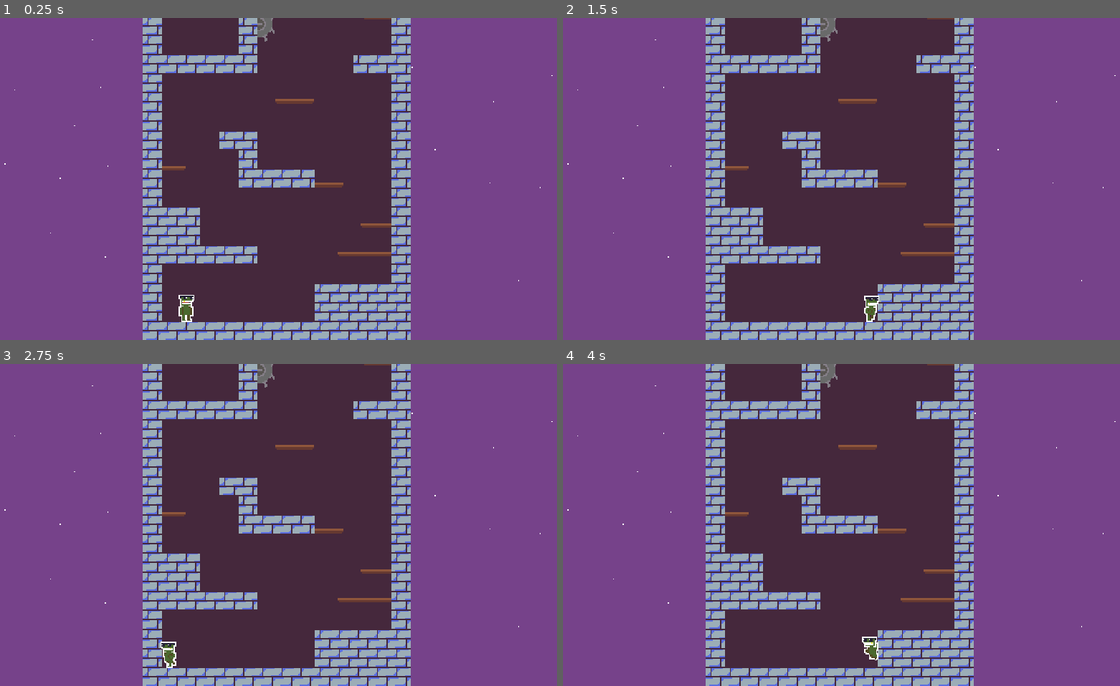
Above: before the commit, frames 1-4 (two rows, left to right).
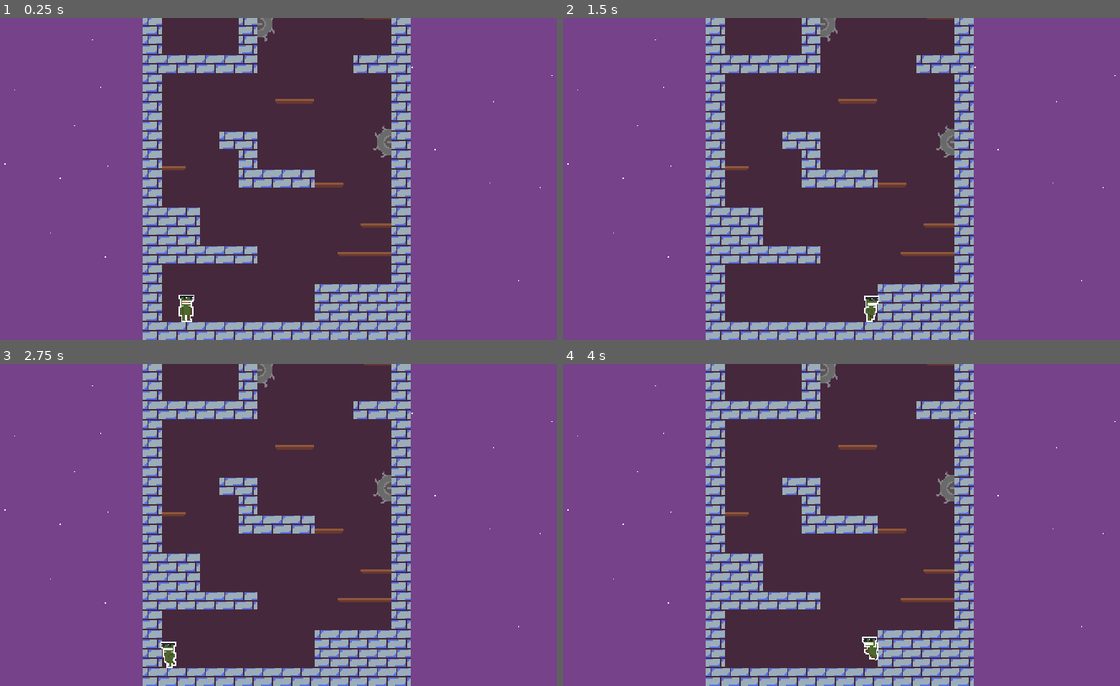
Above: after the commit, the same moments.

Repository: rthurmed/TorreDoAcrobata
Game: Godot game, scene res://src/World.tscn
Two runs of this game, one before a commit and one after it. Both use one fixed random seed, a clock stepped at 60 frames per second and the inputs below.
Inputs:
- Up to frame 1 (0.25 s): no input
- Up to frame 2 (1.5 s): tap Enter at 0.5 s; hold Right (ui_right) from 0.53 s (still down); tap Z (jump) at 0.77 s
- Up to frame 3 (2.75 s): tap Z (jump) at 1.52 s; release Right (ui_right) at 2.03 s; hold Left (ui_left) from 2.03 s (still down)
- Up to frame 4 (4 s): release Left (ui_left) at 2.78 s; hold Right (ui_right) from 2.78 s (still down); tap Z (jump) at 3.02, 3.77 s

The runs differ from the first frame. In frame 1, 0.2% of the frame differs, in the area x 66-71%, y 33-44%; in frame 2, 0.2%; in frame 3, 0.2%; in frame 4, 0.2%.

Commit message:
Implemented damage knockback

Diff:
--- a/src/Player.gd
+++ b/src/Player.gd
@@ -28,10 +28,11 @@
 
 var is_taking_damage = false
 var is_imune_to_damage = false
+var is_knockback_damage = false
 var is_alive = true
 
-var max_life = 2
-var life = 2
+var max_life = 4
+var life = 4
 
 func _physics_process(delta):
 	if not is_alive:
@@ -49,9 +50,14 @@
 		# This can be dynamically changed to enable triple and quatruple jump
 		max_n_jumps = 2
 
-	process_input(delta)
+	if not is_knockback_damage:
+		process_input(delta)
+
 	process_movement(delta)
 	process_animation(delta)
+
+	if is_onground:
+		is_knockback_damage = false
 
 func process_input(_delta):
 	moving = Input.is_action_pressed("ui_left") or Input.is_action_pressed("ui_right")
@@ -159,6 +165,13 @@
 	# warning-ignore:return_value_discarded
 	get_tree().reload_current_scene()
 
-func _on_Any_cause_damage(_pos):
+func _on_Any_cause_damage(pos):
 	hit(1)
-	# TODO: Knockback?
+
+	# Apply knockback
+	movement = (global_position - pos).normalized() * 2
+	is_knockback_damage = true
+	$KnockbackTimer.start()
+
+func _on_KnockbackTimer_timeout():
+	is_knockback_damage = false
--- a/src/Player.tscn
+++ b/src/Player.tscn
@@ -105,8 +105,7 @@
 "values": [ Vector2( 1, 1 ), Vector2( 2, 2 ) ]
 }
 
-[sub_resource type="Animation" id=11]
-resource_name = "hit"
+[sub_resource type="Animation" id=12]
 length = 0.4
 loop = true
 step = 0.01
@@ -145,15 +144,20 @@
 cast_to = Vector2( 8, 0 )
 
 [node name="JumpMaxHoldTimer" type="Timer" parent="."]
+wait_time = 0.4
 
 [node name="AfterDeathResetTimer" type="Timer" parent="."]
 
 [node name="AfterHitInvincibleTimer" type="Timer" parent="."]
 one_shot = true
 
+[node name="KnockbackTimer" type="Timer" parent="."]
+wait_time = 0.1
+
 [node name="AnimationPlayer" type="AnimationPlayer" parent="."]
-anims/die = SubResource( 12 )
-anims/hit = SubResource( 11 )
+anims/die = SubResource( 11 )
+anims/hit = SubResource( 12 )
 [connection signal="timeout" from="JumpMaxHoldTimer" to="." method="_on_JumpMaxHoldTimer_timeout"]
 [connection signal="timeout" from="AfterDeathResetTimer" to="." method="_on_AfterDeathResetTimer_timeout"]
 [connection signal="timeout" from="AfterHitInvincibleTimer" to="." method="_on_AfterHitInvincibleTimer_timeout"]
+[connection signal="timeout" from="KnockbackTimer" to="." method="_on_KnockbackTimer_timeout"]
--- a/src/World.tscn
+++ b/src/World.tscn
@@ -114,6 +114,9 @@
 [node name="Spinblade" parent="Navigation2D/Spinblades" instance=ExtResource( 6 )]
 position = Vector2( -127, -265 )
 
+[node name="Spinblade2" parent="Navigation2D/Spinblades" instance=ExtResource( 6 )]
+position = Vector2( -17, -166 )
+
 [node name="Player" parent="." instance=ExtResource( 2 )]
 position = Vector2( -188, -26 )
 z_index = 4
@@ -144,3 +147,5 @@
 texture = ExtResource( 3 )
 [connection signal="body_entered" from="Navigation2D/Spinblades/Spinblade" to="Navigation2D/Spinblades/Spinblade" method="_on_Spinblade_body_entered"]
 [connection signal="cause_damage" from="Navigation2D/Spinblades/Spinblade" to="Player" method="_on_Any_cause_damage"]
+[connection signal="body_entered" from="Navigation2D/Spinblades/Spinblade2" to="Navigation2D/Spinblades/Spinblade2" method="_on_Spinblade_body_entered"]
+[connection signal="cause_damage" from="Navigation2D/Spinblades/Spinblade2" to="Player" method="_on_Any_cause_damage"]
Not shown: 1 places in src/Player.tscn that only renumber resources
